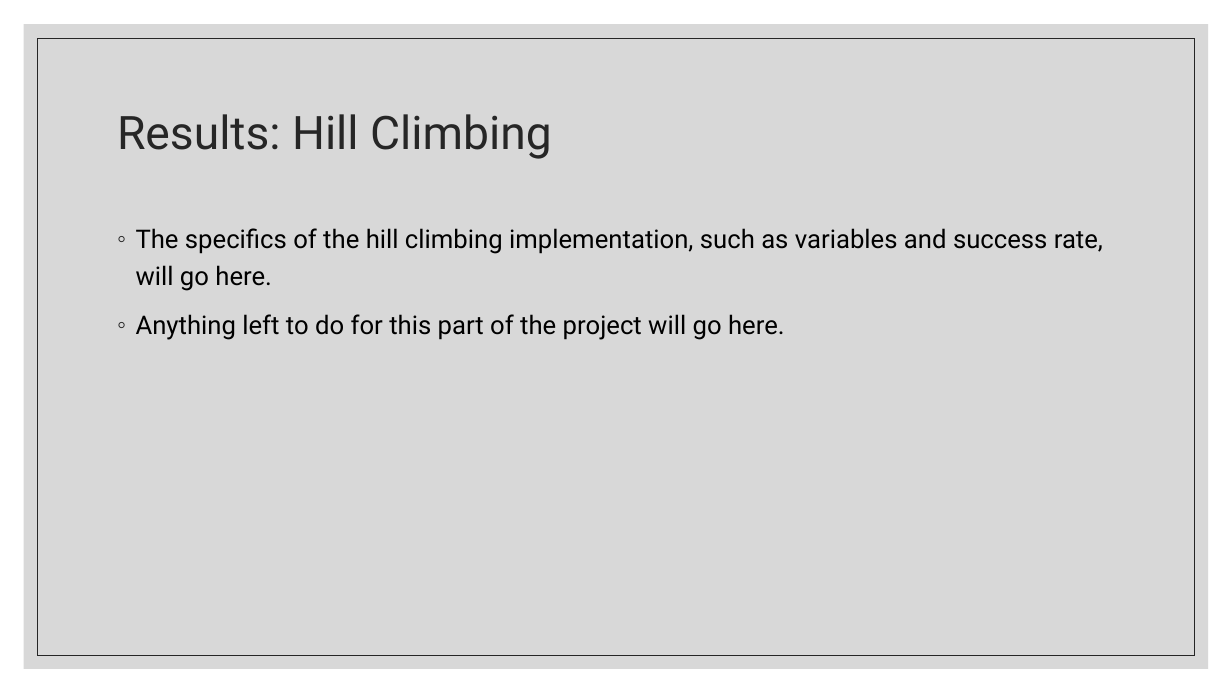
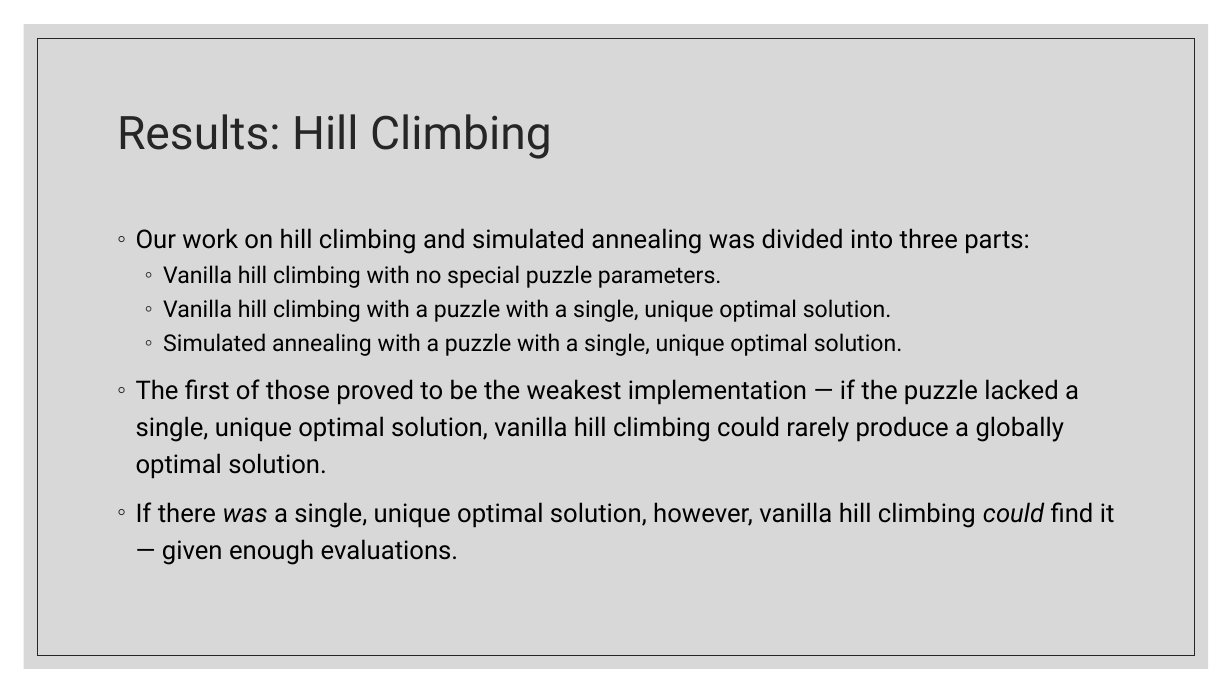
Before and after one commit to JSLBrowning/COMP-6606-Final-Project, a slide deck: slide 5 of Presentation/Final/Final Presentation.pptx. Drawn at 1232x693 pixels with LibreOffice and Linux fonts; fonts in the diff are those of the drawing. Boxes give left, top, right and bottom in pixels: in the first picture for what was removed or moved away, otherwise in the second. Text is boxed around its words. In the diff, an @@ line names an element or a change of style, - is before the commit and + after.

Commit message:
Update Final Presentation.pptx with hill climbing and simulated annealing results

```diff
--- a/Presentation/Final/Final Presentation.pptx
+++ b/Presentation/Final/Final Presentation.pptx
@@ text at bbox=[136, 228, 1115, 565]: text changed @@
-◦ The specifics of the hill climbing implementation, such as variables and success rate, will go here.
-◦ Anything left to do for this part of the project will go here.
+◦ Our work on hill climbing and simulated annealing was divided into three parts:
+  ◦ Vanilla hill climbing with no special puzzle parameters.
+  ◦ Vanilla hill climbing with a puzzle with a single, unique optimal solution.
+  ◦ Simulated annealing with a puzzle with a single, unique optimal solution.
+◦ The first of those proved to be the weakest implementation — if the puzzle lacked a single, unique optimal solution, vanilla hill climbing could rarely produce a globally optimal solution.
+◦ If there was a single, unique optimal solution, however, vanilla hill climbing could find it — given enough evaluations.
```
Also in this commit, not shown: 2 other slides changed, 1 slide added, 1 other file.
